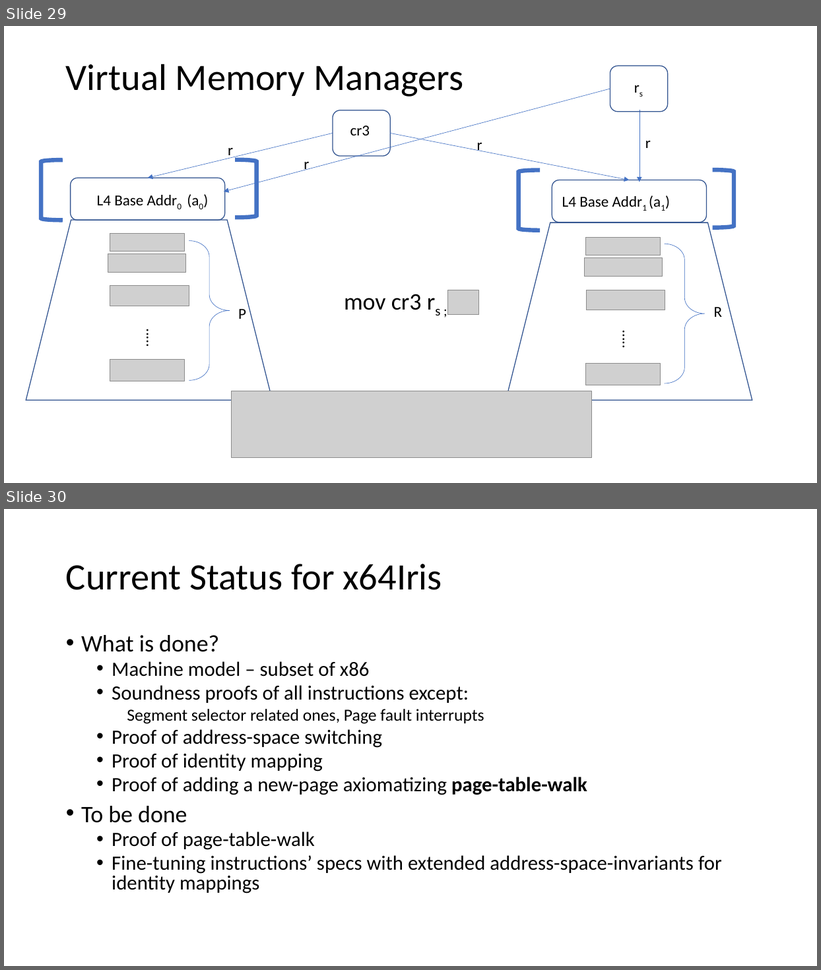
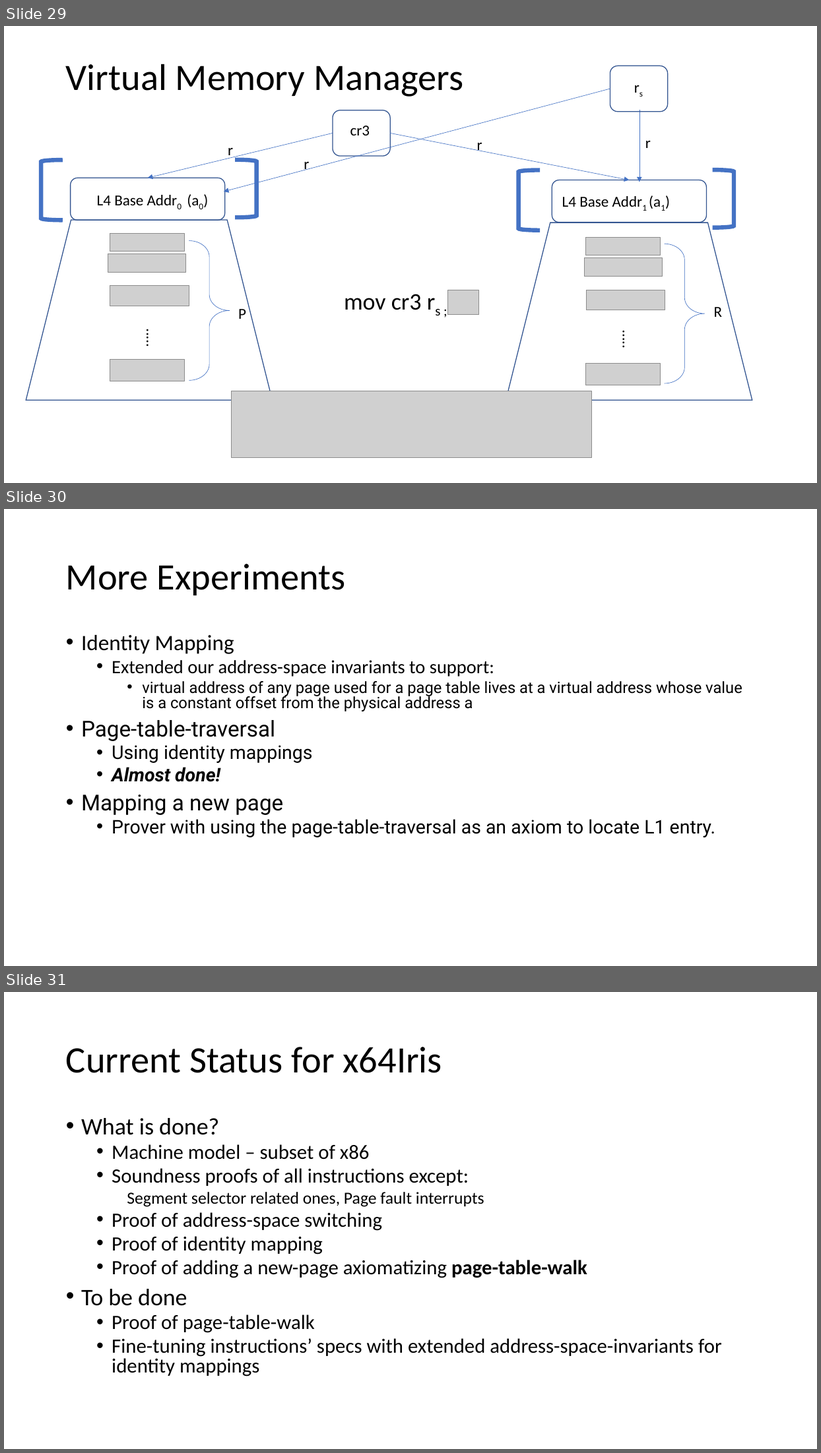
Before and after one commit to Contingent-Systems/modal_abstractions_presentations, a slide deck: thesis_proposal/proposal.pptx. Shown one above the other, each under a label of ours: slides 29 and 30 before the commit, slides 29, 30 and 31 after it. The pictures are 821x970 and 821x1453 pixels, drawn with LibreOffice and Linux fonts; fonts in the diff are those of the drawing; grey boxes stand for pictures. Boxes give left, top, right and bottom in pixels: in the first picture for what was removed or moved away, otherwise in the second. Text is boxed around its words. In the diff, an @@ line names an element or a change of style, - is before the commit and + after.

```diff
--- a/thesis_proposal/proposal.pptx
+++ b/thesis_proposal/proposal.pptx
@@ slide 30 added at (x1=4, y1=509, x2=817, y2=966), background #FFFFFF @@
@@ title added at (x1=66, y1=564, x2=346, y2=595), 44 pt, text #000000 @@
+More Experiments
@@ text added at (x1=81, y1=635, x2=743, y2=838), 22.2 pt, text #000000 @@
+• Identity Mapping
+  • Extended our address-space invariants to support:
+    • virtual address of any page used for a page table lives at a virtual address whose value is a constant offset from the physical address a
+• Page-table-traversal
+  • Using identity mappings
+  • Almost done!
+• Mapping a new page
+  • Prover with using the page-table-traversal as an axiom to locate L1 entry.
@@ what was slide 30 is now slide 31 @@
```
Also in this commit, not shown: 10 slides changed.
